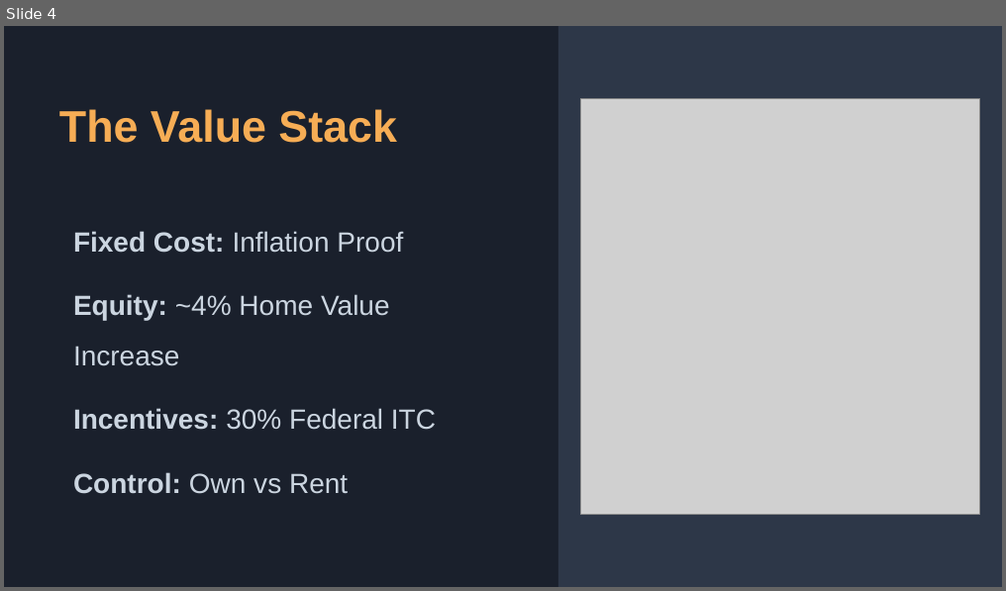
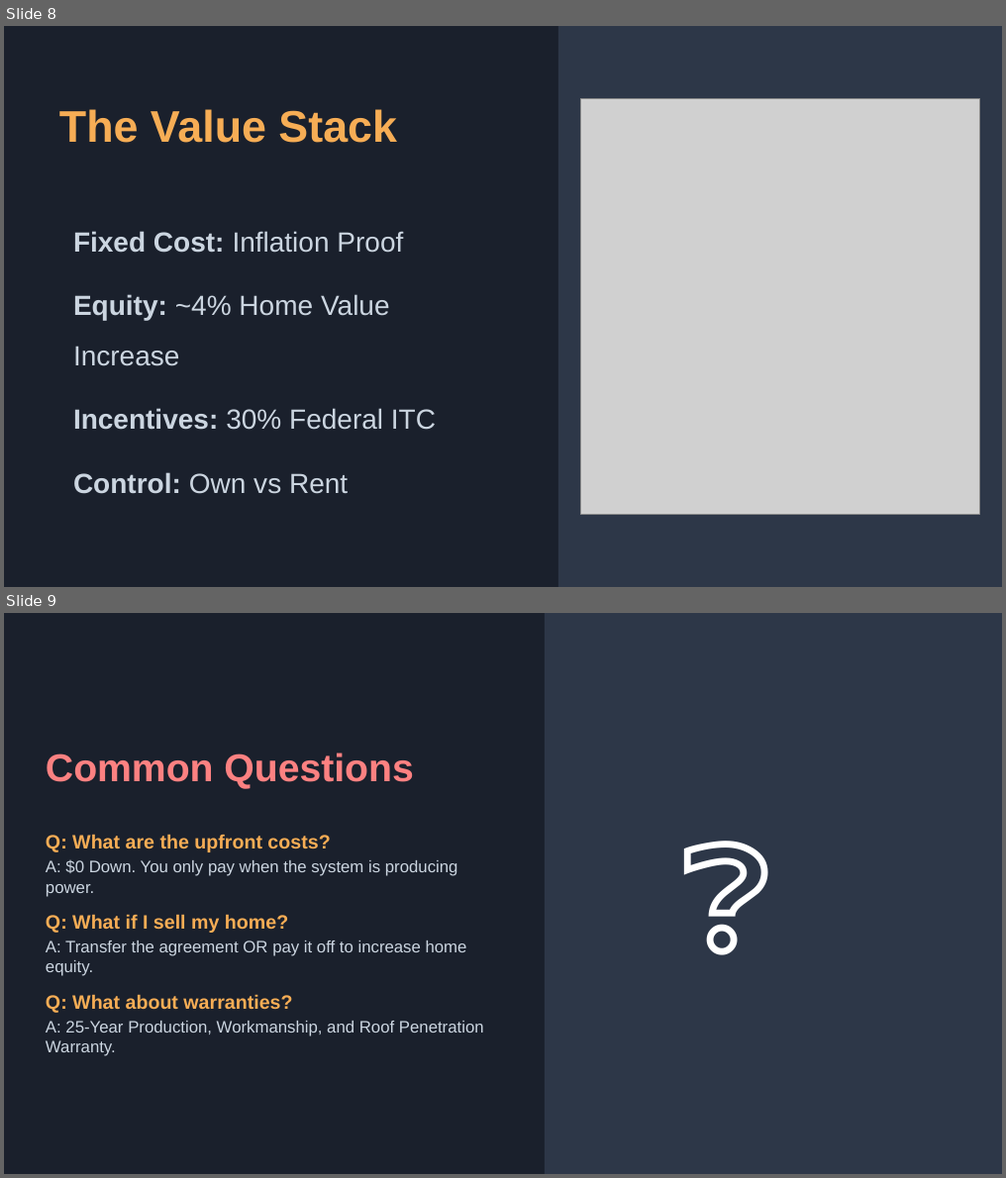
Before and after one commit to ralas90-art/solar-trainer, a slide deck: frontend/public/downloads/In_Home_Presentation.pptx. Shown one above the other, each under a label of ours: slide 4 before the commit, slides 8 and 9 after it. The pictures are 1006x591 and 1006x1178 pixels, drawn with LibreOffice and Linux fonts; fonts in the diff are those of the drawing; grey boxes stand for pictures. Boxes give left, top, right and bottom in pixels: in the first picture for what was removed or moved away, otherwise in the second. Text is boxed around its words. In the diff, an @@ line names an element or a change of style, - is before the commit and + after.

```diff
--- a/frontend/public/downloads/In_Home_Presentation.pptx
+++ b/frontend/public/downloads/In_Home_Presentation.pptx
@@ slide 9 added at bbox=[4, 613, 1002, 1174], background #1A202C @@
@@ rectangle added at bbox=[545, 613, 1002, 1173], fill #2D3748 @@
@@ text added at bbox=[46, 753, 413, 789], 28 pt, text #FC8181, bold @@
+Common Questions
@@ text added at bbox=[678, 802, 872, 985], 100 pt, text #FFFFFF @@
+❔
@@ text added at bbox=[46, 834, 330, 853], 14 pt, text #F6AD55, bold @@
+Q: What are the upfront costs?
@@ text added at bbox=[46, 861, 458, 876], 12 pt, text #CBD5E0 @@
+A: $0 Down. You only pay when the system is producing power.
@@ text added at bbox=[46, 914, 288, 933], 14 pt, text #F6AD55, bold @@
+Q: What if I sell my home?
@@ text added at bbox=[46, 941, 467, 957], 12 pt, text #CBD5E0 @@
+A: Transfer the agreement OR pay it off to increase home equity.
@@ text added at bbox=[46, 994, 292, 1013], 14 pt, text #F6AD55, bold @@
+Q: What about warranties?
@@ text added at bbox=[46, 1021, 484, 1057], 12 pt, text #CBD5E0 @@
+A: 25-Year Production, Workmanship, and Roof Penetration Warranty.
@@ what was slide 4 is now slide 8 @@
```
Also in this commit, not shown: 7 other slides added, 2 slides removed, 18 other files.
